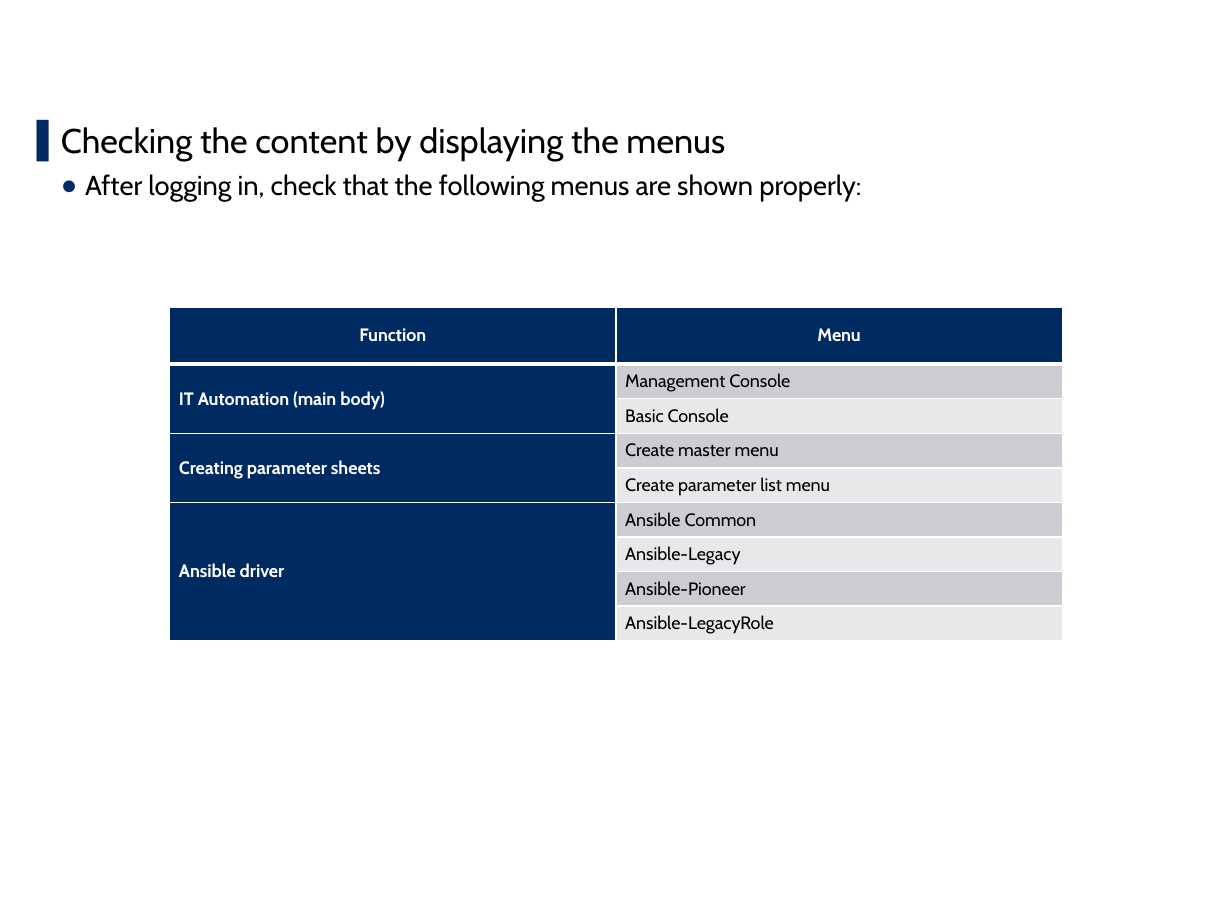
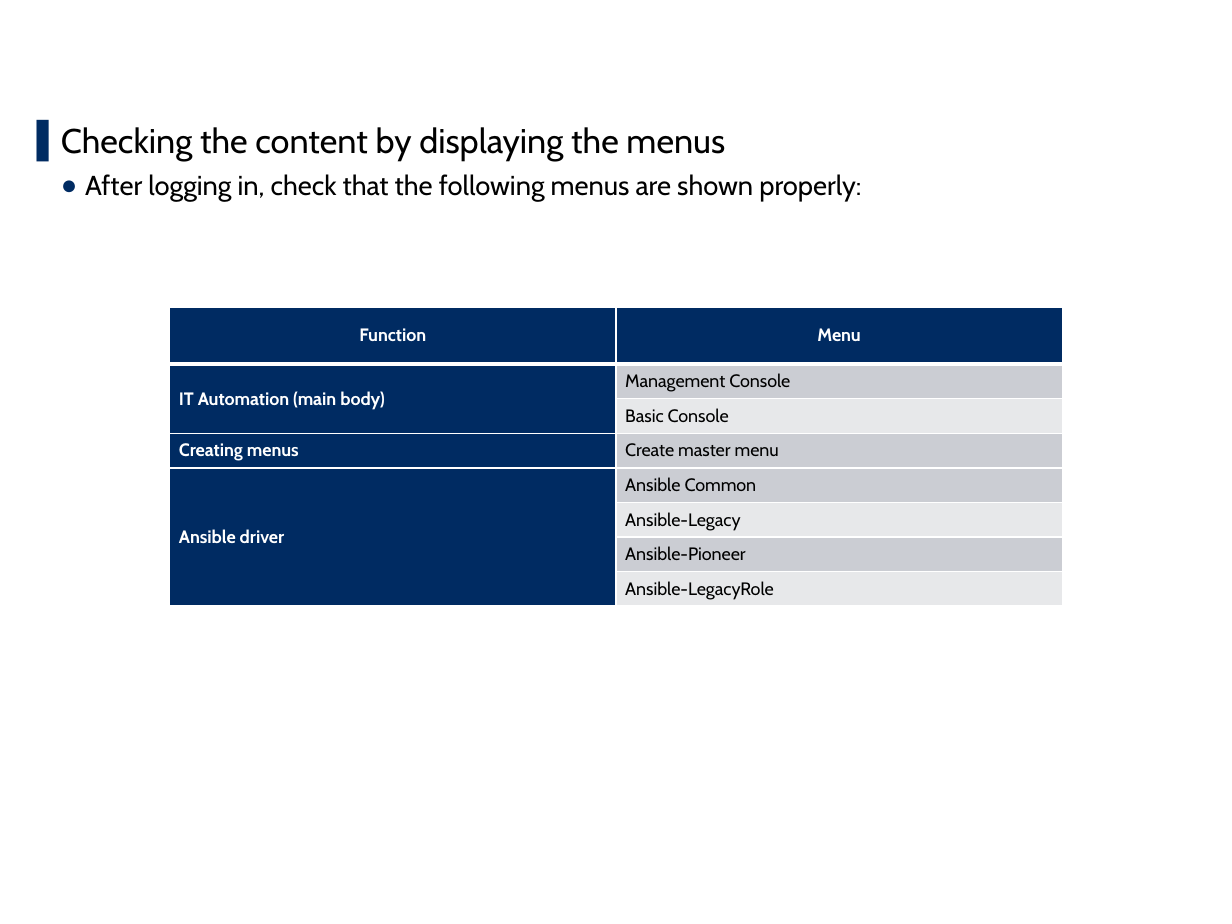
Before and after one commit to exastro-suite/it-automation-docs, a slide deck: slide 25 of asset/Learn/ITA-online-install_en.pptx. Drawn at 1232x924 pixels with LibreOffice and Linux fonts; fonts in the diff are those of the drawing; background and template pictures are left out. Boxes give left, top, right and bottom in pixels: in the first picture for what was removed or moved away, otherwise in the second. Text is boxed around its words. In the diff, an @@ line names an element or a change of style, - is before the commit and + after.

```diff
--- a/asset/Learn/ITA-online-install_en.pptx
+++ b/asset/Learn/ITA-online-install_en.pptx
@@ table at (170, 307, 1062, 606) @@
-row 4: Creating parameter sheets | Create master menu
-row 5:  | Create parameter list menu
+row 4: Creating menus | Create master menu
```
Also in this commit, not shown: 2 other slides changed.
